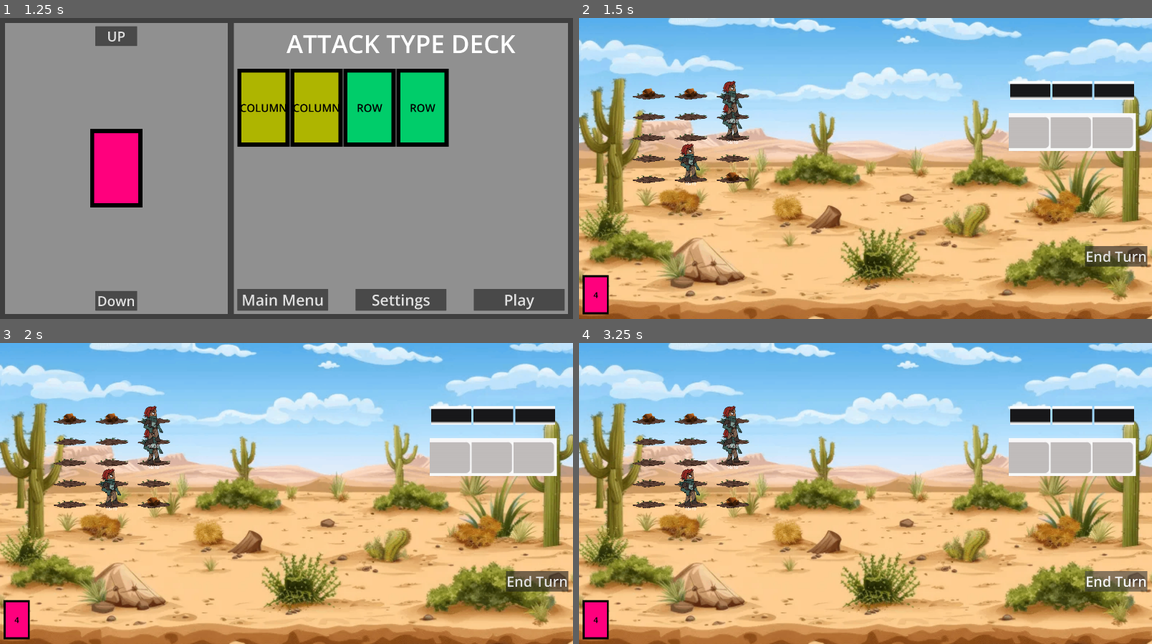
Above: before the commit, frames 1-4 (two rows, left to right).
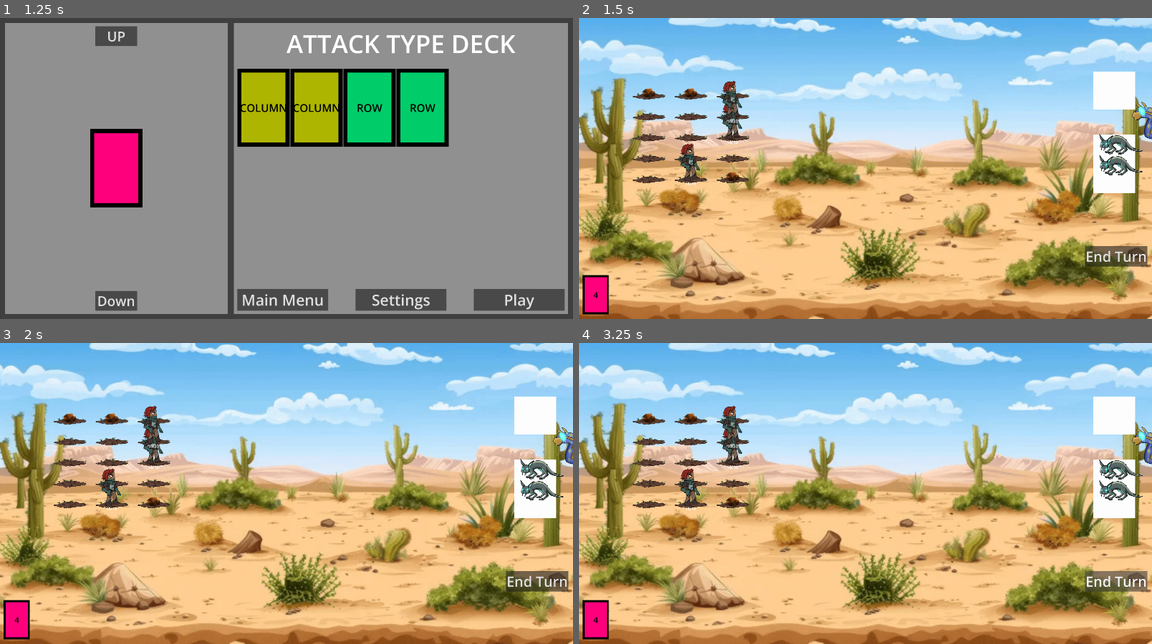
Above: after the commit, the same moments.

Repository: LandonM-byui/rpg-game-CSE290
Game: Godot game, scene res://modules/scene_handling/game_handler.tscn
Two runs of this game, one before a commit and one after it. Both use one fixed random seed, a clock stepped at 60 frames per second and the inputs below.
Inputs:
- Up to frame 1 (1.25 s): click "Start" at 0.5 s
- Up to frame 2 (1.5 s): click "Play" at 1.25 s
- Up to frame 3 (2 s): no input
- Up to frame 4 (3.25 s): click "End Turn" at 2 s; click "End Turn" at 2.75 s

Frame 1 is identical in both runs. In frame 2, 5.6% of the frame differs, in the area x 75-100%, y 17-59%; in frame 3, 5.6%; in frame 4, 5.7%.

Commit message:
Sprites  are animated now!
Also added new presets and enemies

Diff:
--- a/yee-haw/art/animation_player.gd
+++ b/yee-haw/art/animation_player.gd
@@ -4,11 +4,8 @@
 
 func _ready():
 	animation_player.set_current_animation("idle")
-	print('idle')
 	animation_player.play()
-	print('play')
-	processing_test()
-	print('ran processing test')
+
 
 func processing_test():
 	var process = can_process()
--- a/yee-haw/art/ostrich_base.tscn
+++ b/yee-haw/art/ostrich_base.tscn
@@ -743,6 +743,7 @@
 }
 
 [node name="Ostrich Base" type="Node2D" unique_id=980535264]
+position = Vector2(-236, -403)
 script = ExtResource("1_uwoha")
 metadata/_edit_vertical_guides_ = [335.0]
 
--- a/yee-haw/seaslug_base.tscn
+++ b/yee-haw/art/seaslug_base.tscn
@@ -1,6 +1,7 @@
 [gd_scene format=3 uid="uid://cop3vbh8h87n5"]
 
 [ext_resource type="Texture2D" uid="uid://dww4cbswg1g4w" path="res://art/seaslug_idle_atlas.PNG" id="1_0mvc7"]
+[ext_resource type="Script" uid="uid://8bpwbikc5t57" path="res://art/animation_player.gd" id="1_j87ue"]
 
 [sub_resource type="Animation" id="Animation_0mvc7"]
 length = 0.001
@@ -156,6 +157,7 @@
 [sub_resource type="Animation" id="Animation_ehv84"]
 resource_name = "idle"
 length = 4.0
+loop_mode = 1
 tracks/0/type = "value"
 tracks/0/imported = false
 tracks/0/enabled = true
@@ -333,6 +335,8 @@
 }
 
 [node name="seaslug_base" type="Node2D" unique_id=327087707]
+position = Vector2(-334, -375)
+script = ExtResource("1_j87ue")
 
 [node name="AnimationPlayer" type="AnimationPlayer" parent="." unique_id=623469746]
 libraries/ = SubResource("AnimationLibrary_pnwx4")
--- a/yee-haw/weasel_base.tscn
+++ b/yee-haw/art/weasel_base.tscn
@@ -1,6 +1,7 @@
 [gd_scene format=3 uid="uid://bsr1rfi140bql"]
 
-[ext_resource type="Texture2D" uid="uid://6j43bvjlna7u" path="res://art/weasel_idle_atlas.PNG" id="1_ov8n2"]
+[ext_resource type="Texture2D" uid="uid://6j43bvjlna7u" path="res://art/weasel_idle_atlas.PNG" id="1_ooh3x"]
+[ext_resource type="Script" uid="uid://8bpwbikc5t57" path="res://art/animation_player.gd" id="1_ywiyv"]
 
 [sub_resource type="Animation" id="Animation_ov8n2"]
 length = 0.001
@@ -203,6 +204,7 @@
 [sub_resource type="Animation" id="Animation_qyexg"]
 resource_name = "idle"
 length = 4.0
+loop_mode = 1
 tracks/0/type = "value"
 tracks/0/imported = false
 tracks/0/enabled = true
@@ -308,6 +310,8 @@
 }
 
 [node name="weasel_base" type="Node2D" unique_id=426785509]
+position = Vector2(-337, -242)
+script = ExtResource("1_ywiyv")
 
 [node name="AnimationPlayer" type="AnimationPlayer" parent="." unique_id=693616406]
 libraries/ = SubResource("AnimationLibrary_mq21e")
--- a/yee-haw/modules/battle/enemy_grid.tscn
+++ b/yee-haw/modules/battle/enemy_grid.tscn
@@ -1,6 +1,6 @@
 [gd_scene format=3 uid="uid://bmhurormmr0mk"]
 
-[ext_resource type="Texture2D" uid="uid://cynwov72hmk3b" path="res://icon.svg" id="1_1osjf"]
+[ext_resource type="Texture2D" uid="uid://df06fym6dqjsg" path="res://art/dirt_patch.webp" id="1_h8xek"]
 
 [sub_resource type="RectangleShape2D" id="RectangleShape2D_1osjf"]
 size = Vector2(200, 200)
@@ -13,7 +13,7 @@
 
 [node name="Sprite2D" type="Sprite2D" parent="." unique_id=362440414]
 scale = Vector2(1.5, 1.5)
-texture = ExtResource("1_1osjf")
+texture = ExtResource("1_h8xek")
 
 [node name="CollisionShape2D" type="CollisionShape2D" parent="." unique_id=1357868496]
 shape = SubResource("RectangleShape2D_1osjf")
--- a/yee-haw/modules/enemy_grid_neils/TEST_enemies/data/NO.tres
+++ /dev/null
@@ -1,7 +0,0 @@
-[gd_resource type="Resource" script_class="Enemy" format=3 uid="uid://ct5djqitmjyox"]
-
-[ext_resource type="Script" uid="uid://uk6lx88nhi5j" path="res://modules/enemy_grid_neils/final_enemies/scripts/create_enemy_class.gd" id="1_fbei2"]
-
-[resource]
-script = ExtResource("1_fbei2")
-metadata/_custom_type_script = "uid://uk6lx88nhi5j"
--- a/yee-haw/modules/enemy_grid_neils/enemy_grids.tscn
+++ b/yee-haw/modules/enemy_grid_neils/enemy_grids.tscn
@@ -6,18 +6,16 @@
 [ext_resource type="Resource" uid="uid://b51osaknm7fmd" path="res://modules/enemy_grid_neils/difficulty/data(resources)/starting_difficulty.tres" id="2_bcvvl"]
 [ext_resource type="PackedScene" uid="uid://dclor804aadnd" path="res://modules/battle/enemy_grid_collider.tscn" id="3_6gl7b"]
 [ext_resource type="PackedScene" uid="uid://wp60yi4mlr0d" path="res://modules/enemy_grid_neils/enemy_node/generic_enemy.tscn" id="3_rreb3"]
-[ext_resource type="Script" uid="uid://blk6hbrougjkp" path="res://modules/enemy_grid_neils/enemy_layout_preset/scripts/create_enemy_layout_class.gd" id="4_0x5mk"]
-[ext_resource type="Resource" uid="uid://d2d6c8kvahjxi" path="res://modules/enemy_grid_neils/enemy_layout_preset/data/ROW.tres" id="5_bcvvl"]
-[ext_resource type="Resource" uid="uid://crw5joqyju4ci" path="res://modules/enemy_grid_neils/enemy_layout_preset/data/COLLUMs.tres" id="6_rreb3"]
+[ext_resource type="Script" uid="uid://blk6hbrougjkp" path="res://modules/enemy_grid_neils/enemy_layout_preset/scripts/create_enemy_layout_class.gd" id="4_w8otl"]
+[ext_resource type="Resource" uid="uid://b7x5aldistjp3" path="res://modules/enemy_grid_neils/enemy_layout_preset/data/OneLumostrich.tres" id="5_bcvvl"]
+[ext_resource type="Resource" uid="uid://bda7ohe56m6ls" path="res://modules/enemy_grid_neils/enemy_layout_preset/data/twoLumostriches.tres" id="6_bcvvl"]
 
-[node name="Enemy Grids" type="Node2D" unique_id=2063143689 node_paths=PackedStringArray("col_nodes", "row_nodes")]
+[node name="Enemy Grids" type="Node2D" unique_id=2063143689]
 position = Vector2(1000, 1000)
 script = ExtResource("1_2nmvt")
 current_difficulty = ExtResource("2_bcvvl")
 packed_node = ExtResource("3_rreb3")
-col_nodes = [NodePath("EnemyColumn 0"), NodePath("EnemyColumn 1"), NodePath("EnemyColumn 2")]
-row_nodes = [NodePath("EnemyGridRow 0"), NodePath("EnemyGridRow 1"), NodePath("EnemyGridRow 2"), NodePath("EnemyGridRow 3"), NodePath("EnemyGridRow 4")]
-presets = Array[ExtResource("4_0x5mk")]([ExtResource("5_bcvvl"), ExtResource("6_rreb3")])
+preset_list = Array[ExtResource("4_w8otl")]([ExtResource("5_bcvvl"), ExtResource("6_bcvvl")])
 
 [node name="EnemyGridRow 0" parent="." unique_id=1478424219 instance=ExtResource("1_wy6m7")]
 position = Vector2(0, -300)
--- /dev/null
+++ b/yee-haw/modules/enemy_grid_neils/enemy_layout_preset/data/1L,1S,1W.tres
@@ -0,0 +1,15 @@
+[gd_resource type="Resource" script_class="EnemyLayoutPreset" format=3 uid="uid://brn642mjkqrlg"]
+
+[ext_resource type="Resource" uid="uid://ct5djqitmjyox" path="res://modules/enemy_grid_neils/final_enemies/data/NO.tres" id="1_h2sqg"]
+[ext_resource type="Script" uid="uid://blk6hbrougjkp" path="res://modules/enemy_grid_neils/enemy_layout_preset/scripts/create_enemy_layout_class.gd" id="2_5jg1w"]
+[ext_resource type="Resource" uid="uid://bytsken35vb3s" path="res://modules/enemy_grid_neils/final_enemies/data/Lumostrich.tres" id="2_n57df"]
+[ext_resource type="Resource" uid="uid://egf8mewt52i0" path="res://modules/enemy_grid_neils/final_enemies/data/SeaSlug.tres" id="3_3vghv"]
+[ext_resource type="Resource" uid="uid://biyjqfkim7psr" path="res://modules/enemy_grid_neils/final_enemies/data/Weasel.tres" id="4_6qinc"]
+
+[resource]
+script = ExtResource("2_5jg1w")
+enemy3_position = ExtResource("3_3vghv")
+enemy5_position = ExtResource("4_6qinc")
+enemy13_position = ExtResource("2_n57df")
+layout = null
+metadata/_custom_type_script = "uid://blk6hbrougjkp"
--- /dev/null
+++ b/yee-haw/modules/enemy_grid_neils/enemy_layout_preset/data/1L,2S.tres
@@ -0,0 +1,14 @@
+[gd_resource type="Resource" script_class="EnemyLayoutPreset" format=3 uid="uid://5w7666uulbnc"]
+
+[ext_resource type="Resource" uid="uid://ct5djqitmjyox" path="res://modules/enemy_grid_neils/final_enemies/data/NO.tres" id="1_s2p2s"]
+[ext_resource type="Resource" uid="uid://egf8mewt52i0" path="res://modules/enemy_grid_neils/final_enemies/data/SeaSlug.tres" id="2_bmq8g"]
+[ext_resource type="Script" uid="uid://blk6hbrougjkp" path="res://modules/enemy_grid_neils/enemy_layout_preset/scripts/create_enemy_layout_class.gd" id="2_nbhif"]
+[ext_resource type="Resource" uid="uid://bytsken35vb3s" path="res://modules/enemy_grid_neils/final_enemies/data/Lumostrich.tres" id="3_q8wg3"]
+
+[resource]
+script = ExtResource("2_nbhif")
+enemy5_position = ExtResource("3_q8wg3")
+enemy9_position = ExtResource("2_bmq8g")
+enemy10_position = ExtResource("2_bmq8g")
+layout = null
+metadata/_custom_type_script = "uid://blk6hbrougjkp"
--- /dev/null
+++ b/yee-haw/modules/enemy_grid_neils/enemy_layout_preset/data/2W,1S.tres
@@ -0,0 +1,14 @@
+[gd_resource type="Resource" script_class="EnemyLayoutPreset" format=3 uid="uid://b4qivtkeu3ucp"]
+
+[ext_resource type="Resource" uid="uid://ct5djqitmjyox" path="res://modules/enemy_grid_neils/final_enemies/data/NO.tres" id="1_uxnp0"]
+[ext_resource type="Script" uid="uid://blk6hbrougjkp" path="res://modules/enemy_grid_neils/enemy_layout_preset/scripts/create_enemy_layout_class.gd" id="2_bcju0"]
+[ext_resource type="Resource" uid="uid://biyjqfkim7psr" path="res://modules/enemy_grid_neils/final_enemies/data/Weasel.tres" id="2_bhkj3"]
+[ext_resource type="Resource" uid="uid://egf8mewt52i0" path="res://modules/enemy_grid_neils/final_enemies/data/SeaSlug.tres" id="3_blc56"]
+
+[resource]
+script = ExtResource("2_bcju0")
+enemy2_position = ExtResource("3_blc56")
+enemy11_position = ExtResource("2_bhkj3")
+enemy14_position = ExtResource("2_bhkj3")
+layout = null
+metadata/_custom_type_script = "uid://blk6hbrougjkp"
--- a/yee-haw/modules/enemy_grid_neils/enemy_layout_preset/data/COLLUMs.tres
+++ b/yee-haw/modules/enemy_grid_neils/enemy_layout_preset/data/COLLUMs.tres
@@ -1,6 +1,6 @@
 [gd_resource type="Resource" script_class="EnemyLayoutPreset" format=3 uid="uid://crw5joqyju4ci"]
 
-[ext_resource type="Resource" uid="uid://ct5djqitmjyox" path="res://modules/enemy_grid_neils/TEST_enemies/data/NO.tres" id="1_3r2i8"]
+[ext_resource type="Resource" uid="uid://ct5djqitmjyox" path="res://modules/enemy_grid_neils/final_enemies/data/NO.tres" id="1_3r2i8"]
 [ext_resource type="Resource" uid="uid://ktibqjey7nqf" path="res://modules/enemy_grid_neils/TEST_enemies/data/one.tres" id="1_7edy0"]
 [ext_resource type="Script" uid="uid://blk6hbrougjkp" path="res://modules/enemy_grid_neils/enemy_layout_preset/scripts/create_enemy_layout_class.gd" id="2_yo82f"]
 [ext_resource type="Resource" uid="uid://dtlu2x53poiu7" path="res://modules/enemy_grid_neils/TEST_enemies/data/SIX.tres" id="3_t2ubj"]
--- /dev/null
+++ b/yee-haw/modules/enemy_grid_neils/enemy_layout_preset/data/OneLumostrich.tres
@@ -0,0 +1,11 @@
+[gd_resource type="Resource" script_class="EnemyLayoutPreset" format=3 uid="uid://b7x5aldistjp3"]
+
+[ext_resource type="Resource" uid="uid://bytsken35vb3s" path="res://modules/enemy_grid_neils/final_enemies/data/Lumostrich.tres" id="1_wnn6v"]
+[ext_resource type="Resource" uid="uid://ct5djqitmjyox" path="res://modules/enemy_grid_neils/final_enemies/data/NO.tres" id="1_x78ni"]
+[ext_resource type="Script" uid="uid://blk6hbrougjkp" path="res://modules/enemy_grid_neils/enemy_layout_preset/scripts/create_enemy_layout_class.gd" id="2_wnn6v"]
+
+[resource]
+script = ExtResource("2_wnn6v")
+enemy0_position = ExtResource("1_wnn6v")
+layout = null
+metadata/_custom_type_script = "uid://blk6hbrougjkp"
--- a/yee-haw/modules/enemy_grid_neils/enemy_layout_preset/data/ROW.tres
+++ b/yee-haw/modules/enemy_grid_neils/enemy_layout_preset/data/ROW.tres
@@ -1,7 +1,7 @@
 [gd_resource type="Resource" script_class="EnemyLayoutPreset" format=3 uid="uid://d2d6c8kvahjxi"]
 
 [ext_resource type="Resource" uid="uid://bxefm8rggm60h" path="res://modules/enemy_grid_neils/TEST_enemies/data/lucky_billy.tres" id="1_a4vm6"]
-[ext_resource type="Resource" uid="uid://ct5djqitmjyox" path="res://modules/enemy_grid_neils/TEST_enemies/data/NO.tres" id="1_srw7r"]
+[ext_resource type="Resource" uid="uid://ct5djqitmjyox" path="res://modules/enemy_grid_neils/final_enemies/data/NO.tres" id="1_srw7r"]
 [ext_resource type="Script" uid="uid://blk6hbrougjkp" path="res://modules/enemy_grid_neils/enemy_layout_preset/scripts/create_enemy_layout_class.gd" id="2_qhmf3"]
 [ext_resource type="Resource" uid="uid://ktibqjey7nqf" path="res://modules/enemy_grid_neils/TEST_enemies/data/one.tres" id="3_pj5bi"]
 
--- a/yee-haw/modules/enemy_grid_neils/enemy_layout_preset/data/TEST.tres
+++ b/yee-haw/modules/enemy_grid_neils/enemy_layout_preset/data/TEST.tres
@@ -1,7 +1,7 @@
 [gd_resource type="Resource" script_class="EnemyLayoutPreset" format=3 uid="uid://iogd7dbtih6j"]
 
 [ext_resource type="Resource" uid="uid://d3bdjwby3yikj" path="res://modules/enemy_grid_neils/TEST_enemies/data/Ellen.tres" id="1_gtoks"]
-[ext_resource type="Resource" uid="uid://ct5djqitmjyox" path="res://modules/enemy_grid_neils/TEST_enemies/data/NO.tres" id="2_dq6lq"]
+[ext_resource type="Resource" uid="uid://ct5djqitmjyox" path="res://modules/enemy_grid_neils/final_enemies/data/NO.tres" id="2_dq6lq"]
 [ext_resource type="Resource" uid="uid://ktibqjey7nqf" path="res://modules/enemy_grid_neils/TEST_enemies/data/one.tres" id="3_r3fjk"]
 [ext_resource type="Resource" uid="uid://dtlu2x53poiu7" path="res://modules/enemy_grid_neils/TEST_enemies/data/SIX.tres" id="4_b6pv1"]
 [ext_resource type="Resource" uid="uid://d18mu2dqio58c" path="res://modules/enemy_grid_neils/TEST_enemies/data/two.tres" id="5_y83hd"]
--- a/yee-haw/modules/enemy_grid_neils/enemy_layout_preset/data/TEST1.tres
+++ b/yee-haw/modules/enemy_grid_neils/enemy_layout_preset/data/TEST1.tres
@@ -1,7 +1,7 @@
 [gd_resource type="Resource" script_class="EnemyLayoutPreset" format=3 uid="uid://bpgk6piejnomb"]
 
 [ext_resource type="Resource" uid="uid://bxefm8rggm60h" path="res://modules/enemy_grid_neils/TEST_enemies/data/lucky_billy.tres" id="1_qj4yn"]
-[ext_resource type="Resource" uid="uid://ct5djqitmjyox" path="res://modules/enemy_grid_neils/TEST_enemies/data/NO.tres" id="1_vdw2o"]
+[ext_resource type="Resource" uid="uid://ct5djqitmjyox" path="res://modules/enemy_grid_neils/final_enemies/data/NO.tres" id="1_vdw2o"]
 [ext_resource type="Script" uid="uid://blk6hbrougjkp" path="res://modules/enemy_grid_neils/enemy_layout_preset/scripts/create_enemy_layout_class.gd" id="2_ofegy"]
 [ext_resource type="Resource" uid="uid://clkg6pcrl2lj6" path="res://modules/enemy_grid_neils/TEST_enemies/data/Yes.tres" id="4_pwxr1"]
 [ext_resource type="Resource" uid="uid://cnqrvtobn67v2" path="res://modules/enemy_grid_neils/TEST_enemies/Four.tres" id="4_sddp2"]
--- /dev/null
+++ b/yee-haw/modules/enemy_grid_neils/enemy_layout_preset/data/twoLumostriches.tres
@@ -0,0 +1,12 @@
+[gd_resource type="Resource" script_class="EnemyLayoutPreset" format=3 uid="uid://bda7ohe56m6ls"]
+
+[ext_resource type="Resource" uid="uid://ct5djqitmjyox" path="res://modules/enemy_grid_neils/final_enemies/data/NO.tres" id="1_sffxc"]
+[ext_resource type="Script" uid="uid://blk6hbrougjkp" path="res://modules/enemy_grid_neils/enemy_layout_preset/scripts/create_enemy_layout_class.gd" id="2_6ogfx"]
+[ext_resource type="Resource" uid="uid://bytsken35vb3s" path="res://modules/enemy_grid_neils/final_enemies/data/Lumostrich.tres" id="2_drtcm"]
+
+[resource]
+script = ExtResource("2_6ogfx")
+enemy1_position = ExtResource("2_drtcm")
+enemy5_position = ExtResource("2_drtcm")
+layout = null
+metadata/_custom_type_script = "uid://blk6hbrougjkp"
--- a/yee-haw/modules/enemy_grid_neils/enemy_layout_preset/scripts/create_enemy_layout_class.gd
+++ b/yee-haw/modules/enemy_grid_neils/enemy_layout_preset/scripts/create_enemy_layout_class.gd
@@ -3,21 +3,21 @@
 class_name EnemyLayoutPreset
 # Zero is one of the viable positions, so it cananot be the default value
 
-@export var enemy0_position : Enemy = preload("res://modules/enemy_grid_neils/TEST_enemies/data/NO.tres")
-@export var enemy1_position : Enemy = preload("res://modules/enemy_grid_neils/TEST_enemies/data/NO.tres")
-@export var enemy2_position : Enemy = preload("res://modules/enemy_grid_neils/TEST_enemies/data/NO.tres")
-@export var enemy3_position : Enemy = preload("res://modules/enemy_grid_neils/TEST_enemies/data/NO.tres")
-@export var enemy4_position : Enemy = preload("res://modules/enemy_grid_neils/TEST_enemies/data/NO.tres")
-@export var enemy5_position : Enemy = preload("res://modules/enemy_grid_neils/TEST_enemies/data/NO.tres")
-@export var enemy6_position : Enemy = preload("res://modules/enemy_grid_neils/TEST_enemies/data/NO.tres")
-@export var enemy7_position : Enemy = preload("res://modules/enemy_grid_neils/TEST_enemies/data/NO.tres")
-@export var enemy8_position: Enemy = preload("res://modules/enemy_grid_neils/TEST_enemies/data/NO.tres")
-@export var enemy9_position: Enemy = preload("res://modules/enemy_grid_neils/TEST_enemies/data/NO.tres")
-@export var enemy10_position : Enemy = preload("res://modules/enemy_grid_neils/TEST_enemies/data/NO.tres")
-@export var enemy11_position : Enemy = preload("res://modules/enemy_grid_neils/TEST_enemies/data/NO.tres")
-@export var enemy12_position : Enemy = preload("res://modules/enemy_grid_neils/TEST_enemies/data/NO.tres")
-@export var enemy13_position : Enemy = preload("res://modules/enemy_grid_neils/TEST_enemies/data/NO.tres")
-@export var enemy14_position : Enemy = preload("res://modules/enemy_grid_neils/TEST_enemies/data/NO.tres")
+@export var enemy0_position : Enemy = preload("res://modules/enemy_grid_neils/final_enemies/data/NO.tres")
+@export var enemy1_position : Enemy = preload("res://modules/enemy_grid_neils/final_enemies/data/NO.tres")
+@export var enemy2_position : Enemy = preload("res://modules/enemy_grid_neils/final_enemies/data/NO.tres")
+@export var enemy3_position : Enemy = preload("res://modules/enemy_grid_neils/final_enemies/data/NO.tres")
+@export var enemy4_position : Enemy = preload("res://modules/enemy_grid_neils/final_enemies/data/NO.tres")
+@export var enemy5_position : Enemy = preload("res://modules/enemy_grid_neils/final_enemies/data/NO.tres")
+@export var enemy6_position : Enemy = preload("res://modules/enemy_grid_neils/final_enemies/data/NO.tres")
+@export var enemy7_position : Enemy = preload("res://modules/enemy_grid_neils/final_enemies/data/NO.tres")
+@export var enemy8_position: Enemy = preload("res://modules/enemy_grid_neils/final_enemies/data/NO.tres")
+@export var enemy9_position: Enemy = preload("res://modules/enemy_grid_neils/final_enemies/data/NO.tres")
+@export var enemy10_position : Enemy = preload("res://modules/enemy_grid_neils/final_enemies/data/NO.tres")
+@export var enemy11_position : Enemy = preload("res://modules/enemy_grid_neils/final_enemies/data/NO.tres")
+@export var enemy12_position : Enemy = preload("res://modules/enemy_grid_neils/final_enemies/data/NO.tres")
+@export var enemy13_position : Enemy = preload("res://modules/enemy_grid_neils/final_enemies/data/NO.tres")
+@export var enemy14_position : Enemy = preload("res://modules/enemy_grid_neils/final_enemies/data/NO.tres")
 
 
 '''
--- a/yee-haw/modules/enemy_grid_neils/final_enemies/data/Lumostrich.tres
+++ b/yee-haw/modules/enemy_grid_neils/final_enemies/data/Lumostrich.tres
@@ -4,4 +4,9 @@
 
 [resource]
 script = ExtResource("1_4lh1w")
+max_health = 4
+attack = 2
+difficulty_rating = 1
+enemy_name = 0
+sprite_path = "res://art/ostrich_base.tscn"
 metadata/_custom_type_script = "uid://uk6lx88nhi5j"
--- /dev/null
+++ b/yee-haw/modules/enemy_grid_neils/final_enemies/data/NO.tres
@@ -0,0 +1,8 @@
+[gd_resource type="Resource" script_class="Enemy" format=3 uid="uid://ct5djqitmjyox"]
+
+[ext_resource type="Script" uid="uid://uk6lx88nhi5j" path="res://modules/enemy_grid_neils/final_enemies/scripts/create_enemy_class.gd" id="1_82ajj"]
+
+[resource]
+script = ExtResource("1_82ajj")
+sprite_path = "res://modules/enemy_grid_neils/final_enemies/data/no_enemy.tscn"
+metadata/_custom_type_script = "uid://uk6lx88nhi5j"
--- /dev/null
+++ b/yee-haw/modules/enemy_grid_neils/final_enemies/data/SeaSlug.tres
@@ -0,0 +1,12 @@
+[gd_resource type="Resource" script_class="Enemy" format=3 uid="uid://egf8mewt52i0"]
+
+[ext_resource type="Script" uid="uid://uk6lx88nhi5j" path="res://modules/enemy_grid_neils/final_enemies/scripts/create_enemy_class.gd" id="1_8aqtv"]
+
+[resource]
+script = ExtResource("1_8aqtv")
+max_health = 6
+attack = 1
+difficulty_rating = 1
+enemy_name = 1
+sprite_path = "res://art/seaslug_base.tscn"
+metadata/_custom_type_script = "uid://uk6lx88nhi5j"
--- /dev/null
+++ b/yee-haw/modules/enemy_grid_neils/final_enemies/data/Weasel.tres
@@ -0,0 +1,12 @@
+[gd_resource type="Resource" script_class="Enemy" format=3 uid="uid://biyjqfkim7psr"]
+
+[ext_resource type="Script" uid="uid://uk6lx88nhi5j" path="res://modules/enemy_grid_neils/final_enemies/scripts/create_enemy_class.gd" id="1_317o4"]
+
+[resource]
+script = ExtResource("1_317o4")
+max_health = 3
+attack = 3
+difficulty_rating = 1
+enemy_name = 2
+sprite_path = "res://art/weasel_base.tscn"
+metadata/_custom_type_script = "uid://uk6lx88nhi5j"
--- /dev/null
+++ b/yee-haw/modules/enemy_grid_neils/final_enemies/data/no_enemy.tscn
@@ -0,0 +1,3 @@
+[gd_scene format=3 uid="uid://g0yu4qosx0vc"]
+
+[node name="NoEnemy" type="Node2D" unique_id=1239895789]
--- a/yee-haw/modules/enemy_grid_neils/final_enemies/scripts/create_enemy_class.gd
+++ b/yee-haw/modules/enemy_grid_neils/final_enemies/scripts/create_enemy_class.gd
@@ -18,20 +18,15 @@
 @export var enemy_name = EnemyName.NO
 '''When creating a new enemy type, add the name in all caps to the enum EnemyName!
 '''
+
 enum EnemyName {
 	Lumostrich,
-	YES,
-	ONE,
-	TWO,
-	THREE,
-	FOUR,
-	FIVE,
-	SIX,
-	LUCKY,
-	ELLEN,
+	SeaSlug,
+	Weasel,
 	NO
 }
 
-@export var sprite_path = "res://Assets/Sample Assets/Rectangle.jpg"
+@export var sprite_path : String = ''
+#@export var sprite_node : PackedScene
 @export var current_position : Vector2 = Vector2(0,0)
 @export var grid = []
--- a/yee-haw/modules/enemy_grid_neils/scripts/generate_encounter.gd
+++ b/yee-haw/modules/enemy_grid_neils/scripts/generate_encounter.gd
@@ -18,7 +18,12 @@
 var type_presets : Array = [approved_enemy_preset1, approved_enemy_preset2, approved_enemy_preset3,
 approved_enemy_preset4, approved_enemy_preset5]
 
-@export var presets : Array[EnemyLayoutPreset]
+@export var preset_list : Array[String] = ["res://modules/enemy_grid_neils/enemy_layout_preset/data/OneLumostrich.tres",
+											"res://modules/enemy_grid_neils/enemy_layout_preset/data/twoLumostriches.tres",
+											"res://modules/enemy_grid_neils/enemy_layout_preset/data/1L,1S,1W.tres",
+											"res://modules/enemy_grid_neils/enemy_layout_preset/data/1L,2S.tres",
+											"res://modules/enemy_grid_neils/enemy_layout_preset/data/2W,1S.tres",
+											"res://modules/enemy_grid_neils/enemy_layout_preset/data/1L,1S,1W.tres",]
 
 var layout
 
@@ -77,8 +82,8 @@
 	return chosen_layout_preset
 
 func pick_preset() -> Array:
-	num = (randi_range(0,(len(presets) - 1)))
-	var chosen_preset := presets[num]
+	num = (randi_range(0,(len(preset_list) - 1)))
+	var chosen_preset := load(preset_list[num])
 	var l := [
 		[chosen_preset.enemy0_position, chosen_preset.enemy3_position, chosen_preset.enemy6_position, chosen_preset.enemy9_position, chosen_preset.enemy12_position],
 		[chosen_preset.enemy1_position, chosen_preset.enemy4_position, chosen_preset.enemy7_position, chosen_preset.enemy10_position, chosen_preset.enemy13_position],
@@ -113,7 +118,7 @@
 
 	print(current_enemies)
 
-	var no = load("res://modules/enemy_grid_neils/TEST_enemies/data/NO.tres")
+	var no = load("res://modules/enemy_grid_neils/final_enemies/data/NO.tres")
 	if chosen_preset.size() != enemy_grid_positions.size():
 		push_error("chosen_preset and enemy_grid_positions column count mismatch")
 	for c_index in range(chosen_preset.size()):
@@ -153,10 +158,11 @@
 func _nullify(x: int, y: int):
 	current_enemies[x][y] = null
 
+
 func set_enemy_node_sprite(this_enemy,node) -> void:
-	var sprite_node = node.get_node('lame_sprite')
-	var new_path = this_enemy.sprite_path
-	sprite_node.path = new_path
+	var node_path = load(this_enemy.sprite_path)
+	var sprite_node = node_path.instantiate()
+	node.add_child(sprite_node)
 
 
 func give_col_ref(col,en: EnemyController):
Not shown: 4 places in yee-haw/art/weasel_base.tscn that only renumber resources
